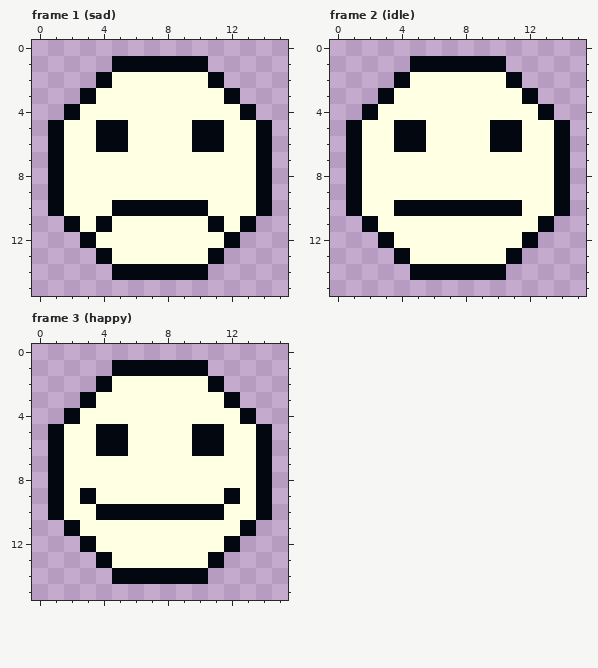
Pixel-art file -- Assets/Tricks/Emotions/normal.ase. The first picture shows the starting point.
16x16 pixels, 3 frames. Shown: frame 1 (sad), frame 2 (idle), frame 3 (happy).
The same view after the edit:
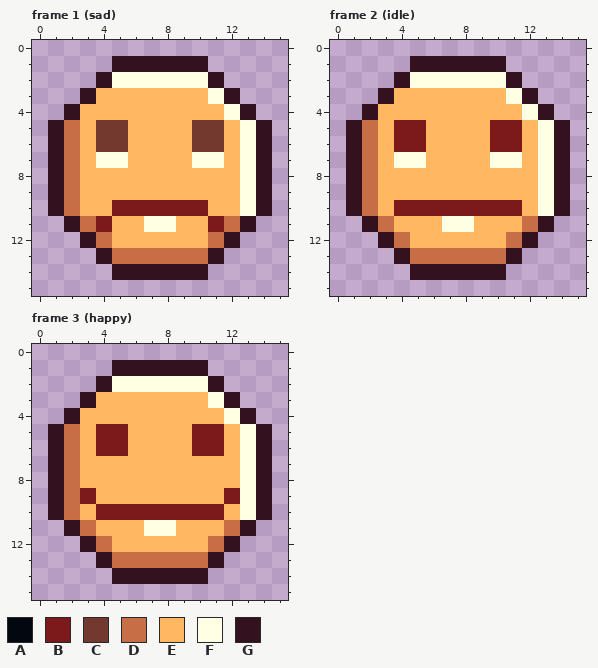
Palette (. is transparent): A #030710  B #7c191a  C #73392e  D #c76e46  E #ffb762  F #ffffe4  G #34111f
The exact change:
Changed rows in their new state; - is an unchanged pixel.
Frame 1 (sad):
first column x 1:
 1 ----GGGGGG----
 2 ---G------G---
 3 --GEEEEEEE-G--
 4 -GEEEEEEEEE-G-
 5 GDECCEEEECCE-G
 6 GDECCEEEECCE-G
 7 GDE--EEEE--E-G
 8 GDEEEEEEEEEE-G
 9 GDEEEEEEEEEE-G
10 GDEEBBBBBBEE-G
11 -GDBEE--EEBDG-
12 --GDEEEEEEDG--
13 ---GDDDDDDG---
14 ----GGGGGG----
Frame 2 (idle):
first column x 1:
 1 ----GGGGGG----
 2 ---G------G---
 3 --GEEEEEEE-G--
 4 -GEEEEEEEEE-G-
 5 GDEBBEEEEBBE-G
 6 GDEBBEEEEBBE-G
 7 GDE--EEEE--E-G
 8 GDEEEEEEEEEE-G
 9 GDEEEEEEEEEE-G
10 GDEBBBBBBBBE-G
11 -GDEEE--EEEDG-
12 --GDEEEEEEDG--
13 ---GDDDDDDG---
14 ----GGGGGG----
Frame 3 (happy):
first column x 1:
 1 ----GGGGGG----
 2 ---G------G---
 3 --GEEEEEEE-G--
 4 -GEEEEEEEEE-G-
 5 GDEBBEEEEBBE-G
 6 GDEBBEEEEBBE-G
 7 GDEEEEEEEEEE-G
 8 GDEEEEEEEEEE-G
 9 GDBEEEEEEEEB-G
10 GDEBBBBBBBBE-G
11 -GDEEE--EEEDG-
12 --GDEEEEEEDG--
13 ---GDDDDDDG---
14 ----GGGGGG----
Changed places in both pictures, as pixel boxes (x1, y1, x2, y2):
changed: (48, 56, 272, 280)
changed: (346, 56, 570, 280)
changed: (48, 360, 272, 584)
